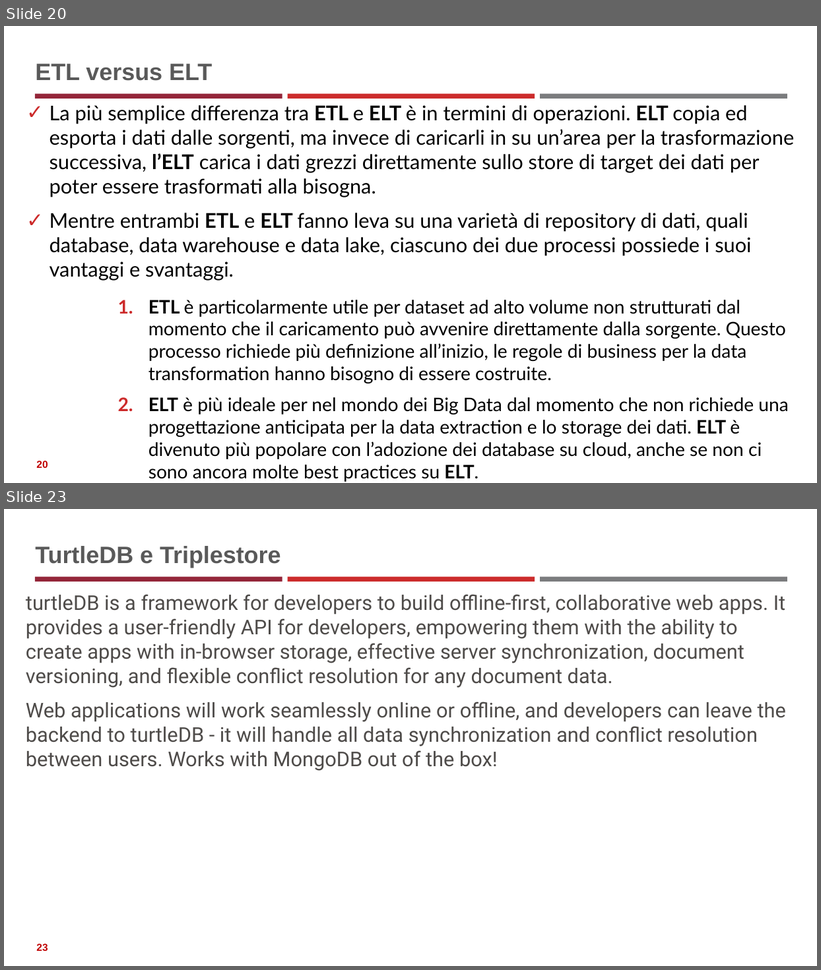
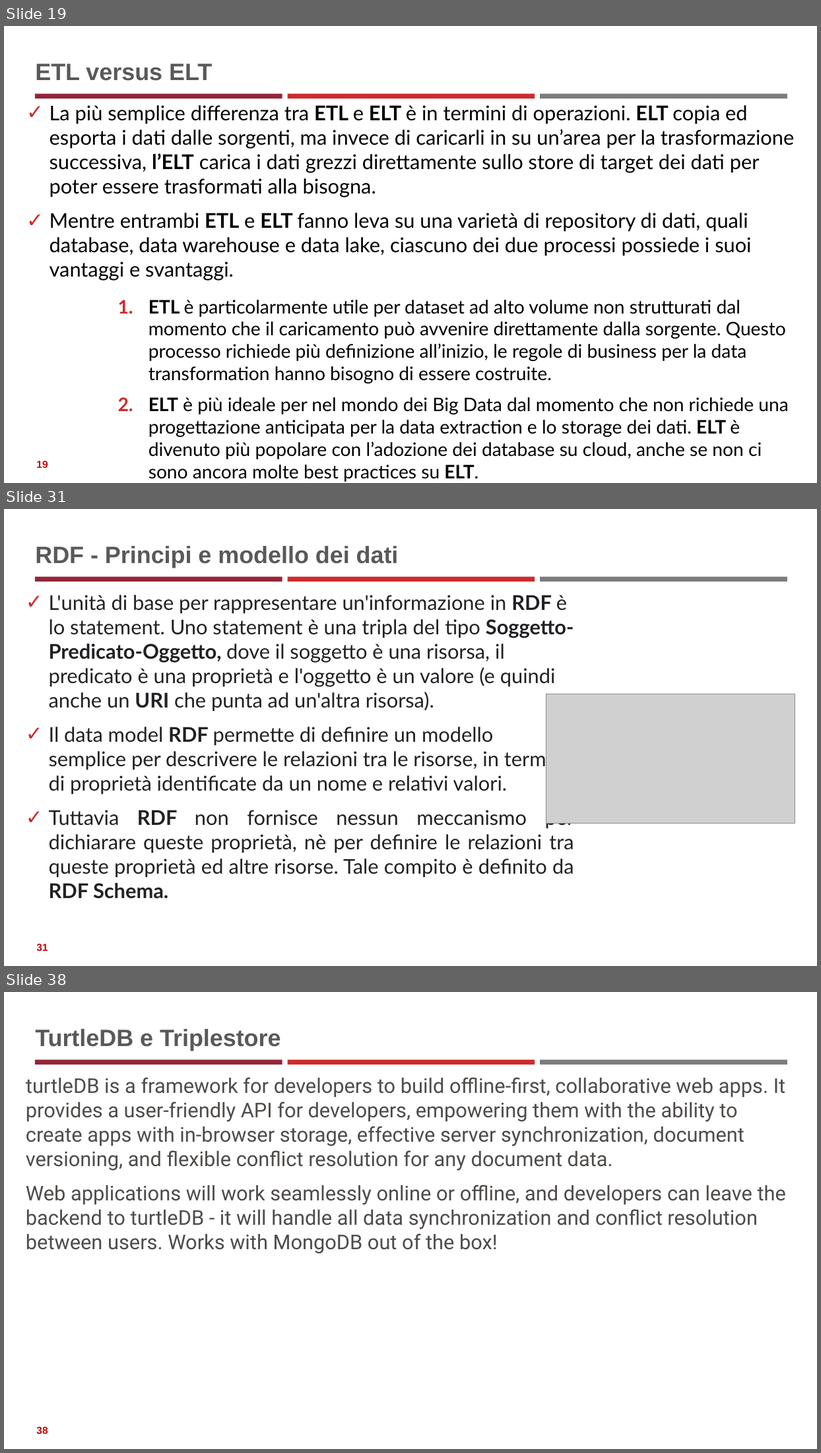
Before and after one commit to neural1977/data_science_interview_material, a slide deck: Data_Science_ita.pptx. Shown one above the other, each under a label of ours: slides 20 and 23 before the commit, slides 19, 31 and 38 after it; the slides between them are not shown. The pictures are 821x970 and 821x1453 pixels, drawn with LibreOffice and Linux fonts; fonts in the diff are those of the drawing; grey boxes stand for pictures. Boxes give left, top, right and bottom in pixels: in the first picture for what was removed or moved away, otherwise in the second. Text is boxed around its words. In the diff, an @@ line names an element or a change of style, - is before the commit and + after.

```diff
--- a/Data_Science_ita.pptx
+++ b/Data_Science_ita.pptx
@@ slide 31 added at bbox=[4, 509, 817, 966], background #FFFFFF; not listed: 3 template elements that a slide beside it also shows @@
@@ title added at bbox=[35, 546, 399, 568], 28 pt, text #595959, bold @@
+RDF - Principi e modello dei dati
@@ text added at bbox=[49, 595, 575, 878], 24 pt, text #202124 @@
+✓ L'unità di base per rappresentare un'informazione in RDF è lo statement. Uno statement è una tripla del tipo Soggetto-Predicato-Oggetto, dove il soggetto è una risorsa, il predicato è una proprietà e l'oggetto è un valore (e quindi anche un URI che punta ad un'altra risorsa).
+✓ Il data model RDF permette di definire un modello semplice per descrivere le relazioni tra le risorse, in termini di proprietà identificate da un nome e relativi valori.
+✓ Tuttavia RDF non fornisce nessun meccanismo per dichiarare queste proprietà, nè per definire le relazioni tra queste proprietà ed altre risorse. Tale compito è definito da RDF Schema.
@@ picture added at bbox=[547, 694, 796, 824] @@
@@ page number added at bbox=[36, 944, 48, 951], 12 pt, text #C00000, bold @@
+31
@@ what was slide 20 is now slide 19 @@
@@ page number at bbox=[36, 461, 48, 468]: text changed @@
-20
+19
@@ what was slide 23 is now slide 38 @@
@@ page number at bbox=[36, 1427, 48, 1434]: text changed @@
-23
+38
```
Also in this commit, not shown: 4 slides changed, 15 other slides added, 1 slide removed, 3 other files.
